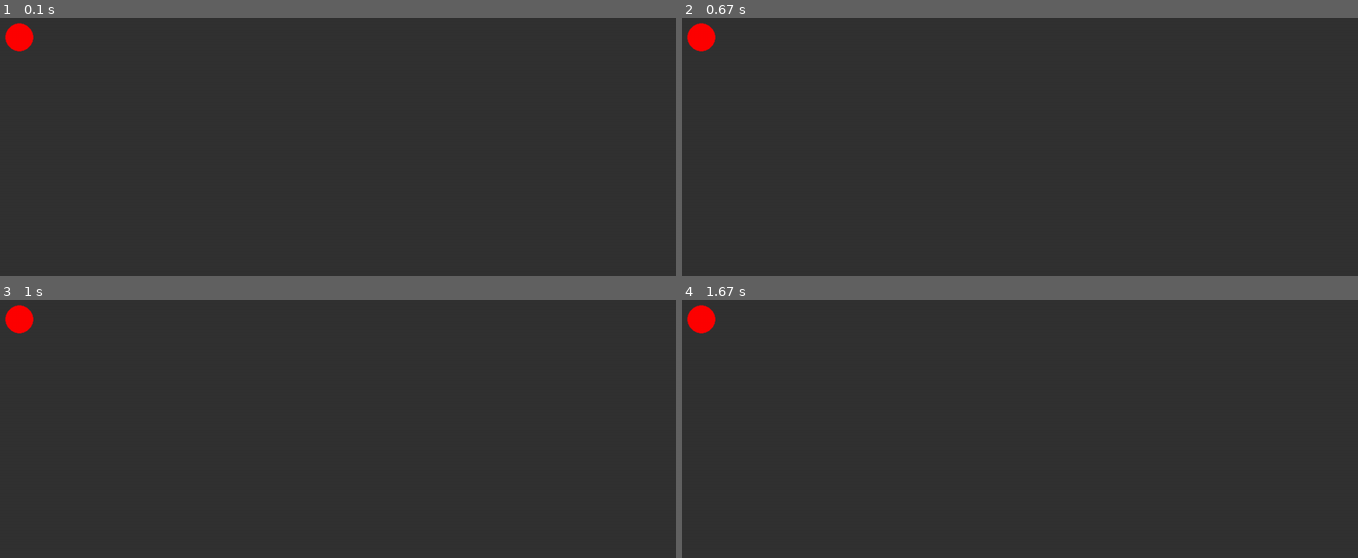
Above: before the commit, frames 1-4 (two rows, left to right).
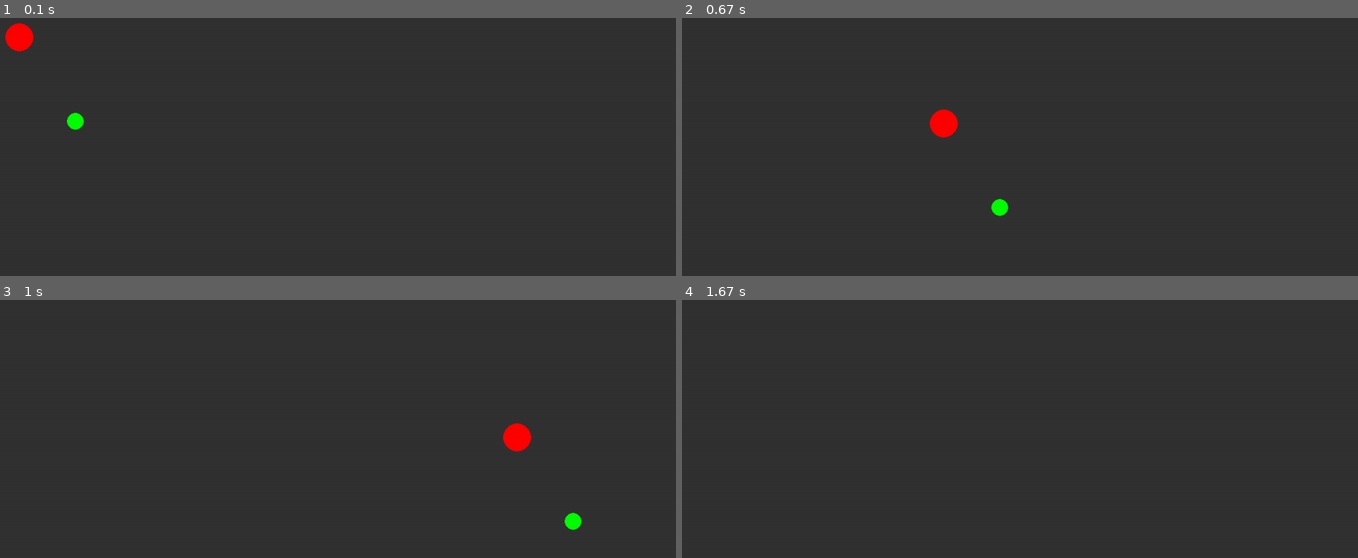
Above: after the commit, the same moments.

Repository: frqubit/pygame-zer
Game: pygame game, started from examples/barebones.py
Two runs of this game, one before a commit and one after it. Both use one fixed random seed, a clock stepped at 60 frames per second and the inputs below.
Inputs (mouse positions are in pixels of both pictures, inside the frame that each line leads up to):
- Up to frame 1 (0.1 s): no input
- Up to frame 2 (0.67 s): press the mouse at (830, 185) at 0.37 s; move the mouse to (952, 229) at 0.47 s; release the mouse at (1074, 270) at 0.6 s
- Up to frame 3 (1 s): press the mouse at (148, 467) at 0.7 s; move the mouse to (277, 483) at 0.8 s; release the mouse at (405, 498) at 0.93 s
- Up to frame 4 (1.67 s): press the mouse at (830, 467) at 1.03 s; move the mouse to (898, 519) at 1.13 s; release the mouse at (outside the picture) at 1.27 s; press the mouse at (830, 467) at 1.37 s; move the mouse to (1006, 498) at 1.47 s; release the mouse at (1189, 527) at 1.6 s

The runs differ from the first frame. In frame 1, 0.1% of the frame differs, in the area x 9-13%, y 36-44%; in frame 2, 0.9%, in the area x 0-49%, y 1-77%; in frame 3, 0.9%; in frame 4, 0.4%.

Commit message:
added event handlers

Diff:
--- a/examples/barebones.py
+++ b/examples/barebones.py
@@ -3,13 +3,16 @@
 
 pygame.init()
 screen = pygame.display.set_mode((1280, 720))
-zerdriver = pyzer.PygameDriver()
+zerdriver = pyzer.PygameDriver(sensitivity = 1)
 
-circle = pyzer.Circle(zerdriver, (100, 100), 25, fill="red")
+pyzer.Circle(zerdriver, (100, 100), 25, fill="red")
+pyzer.Circle(zerdriver, (200, 250), 15, fill="green")
 
 running = True
 while running:
     for event in pygame.event.get():
+        if zerdriver.handle_event(event):
+            continue
         if event.type == pygame.QUIT:
             running = False
 
--- a/src/pyzer/circle.py
+++ b/src/pyzer/circle.py
@@ -11,3 +11,9 @@
 
     def draw(self, surface: pygame.Surface):
         pygame.draw.circle(surface, self.fill, self.center, self.radius)
+
+    def translate(self, x: int, y: int):
+        self.center = (
+            self.center[0] + x,
+            self.center[1] + y
+        )
--- a/src/pyzer/driver.py
+++ b/src/pyzer/driver.py
@@ -2,8 +2,9 @@
 import pygame
 
 class PygameDriver:
-    def __init__(self):
+    def __init__(self, sensitivity: float = 1):
         self.shapes: list[Shape] = []
+        self.sensitivity = sensitivity
 
     def draw(self, surface: pygame.Surface):
         for shape in self.shapes:
@@ -11,3 +12,8 @@
 
     def _insert_shape(self, shape: Shape):
         self.shapes.append(shape)
+
+    def handle_event(self, event: pygame.event.Event):
+        if event.type == pygame.MOUSEMOTION and event.buttons[0]:
+            for shape in self.shapes:
+                shape.translate(event.rel[0] * self.sensitivity, event.rel[1] * self.sensitivity)
--- a/src/pyzer/shape.py
+++ b/src/pyzer/shape.py
@@ -3,3 +3,6 @@
 class Shape:
     def draw(self, surface: pygame.Surface):
         raise NotImplementedError("Shape is an abstract class")
+
+    def translate(self, x: int, y: int):
+        raise NotImplementedError("Shape is an abstract class")
